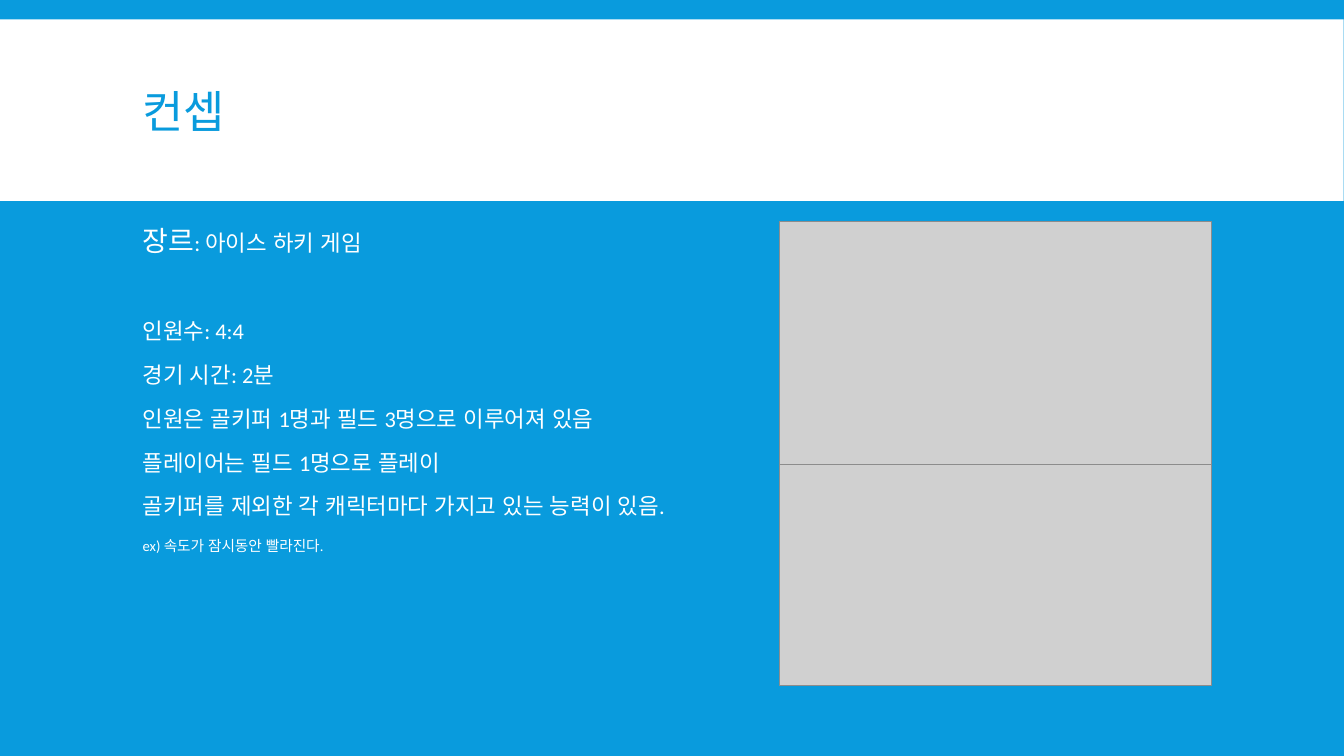
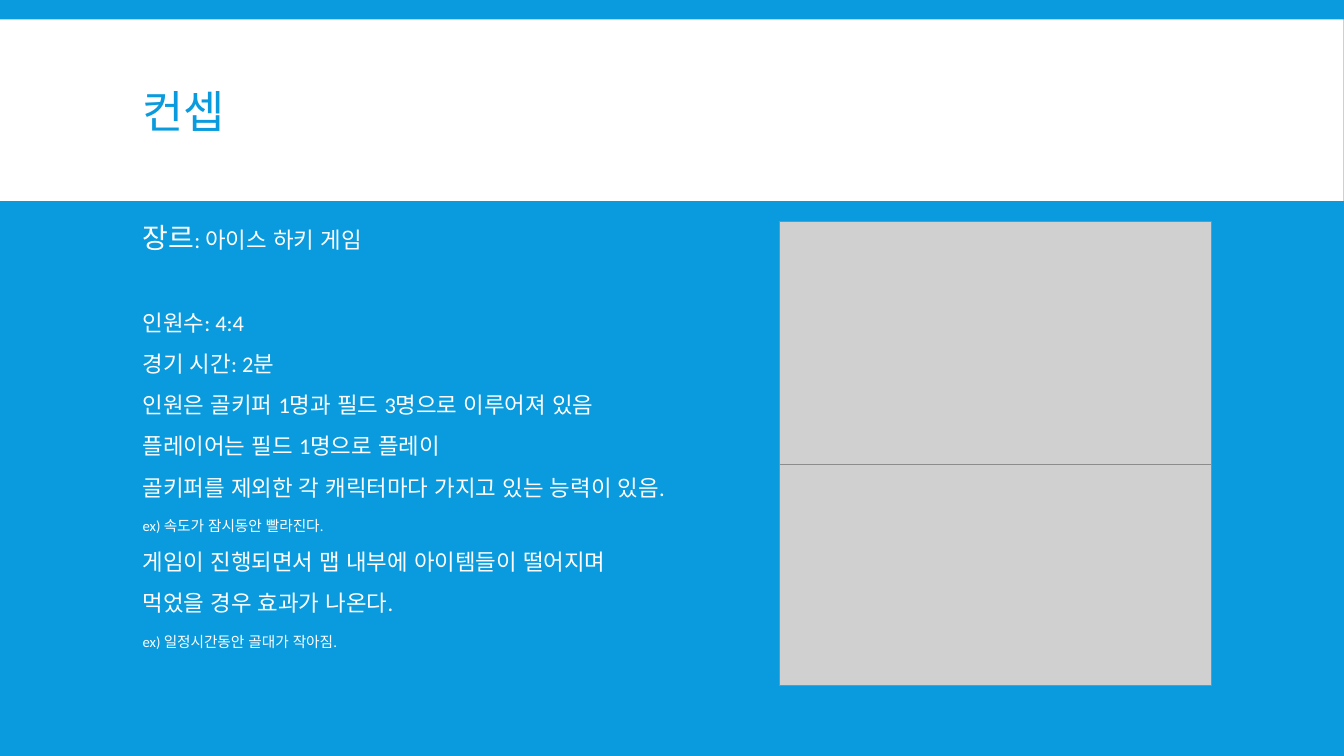
Before and after one commit to Tkadha/2dgp_project, a slide deck: slide 2 of 2D 게임프로그래밍 1차 발표자료.pptx. Drawn at 1344x756 pixels with LibreOffice and Linux fonts; fonts in the diff are those of the drawing; grey boxes stand for pictures. Boxes give left, top, right and bottom in pixels: in the first picture for what was removed or moved away, otherwise in the second. Text is boxed around its words. In the diff, an @@ line names an element or a change of style, - is before the commit and + after.

```diff
--- a/2D 게임프로그래밍 1차 발표자료.pptx
+++ b/2D 게임프로그래밍 1차 발표자료.pptx
@@ text at (x1=143, y1=224, x2=665, y2=533): line spacing 0.9 to 0.8 @@
@@ text at (x1=143, y1=551, x2=605, y2=649): paragraphs added @@
+게임이 진행되면서 맵 내부에 아이템들이 떨어지며
+먹었을 경우 효과가 나온다.
+ex) 일정시간동안 골대가 작아짐.
```
Also in this commit, not shown: 1 other slide changed.
